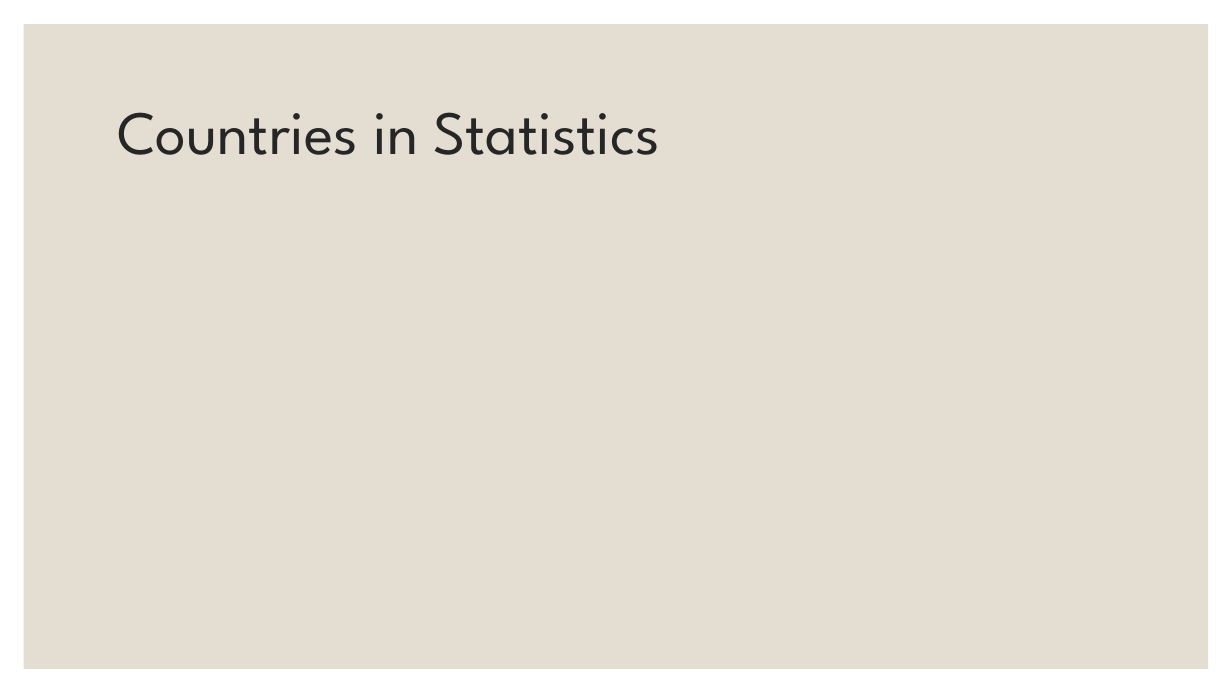
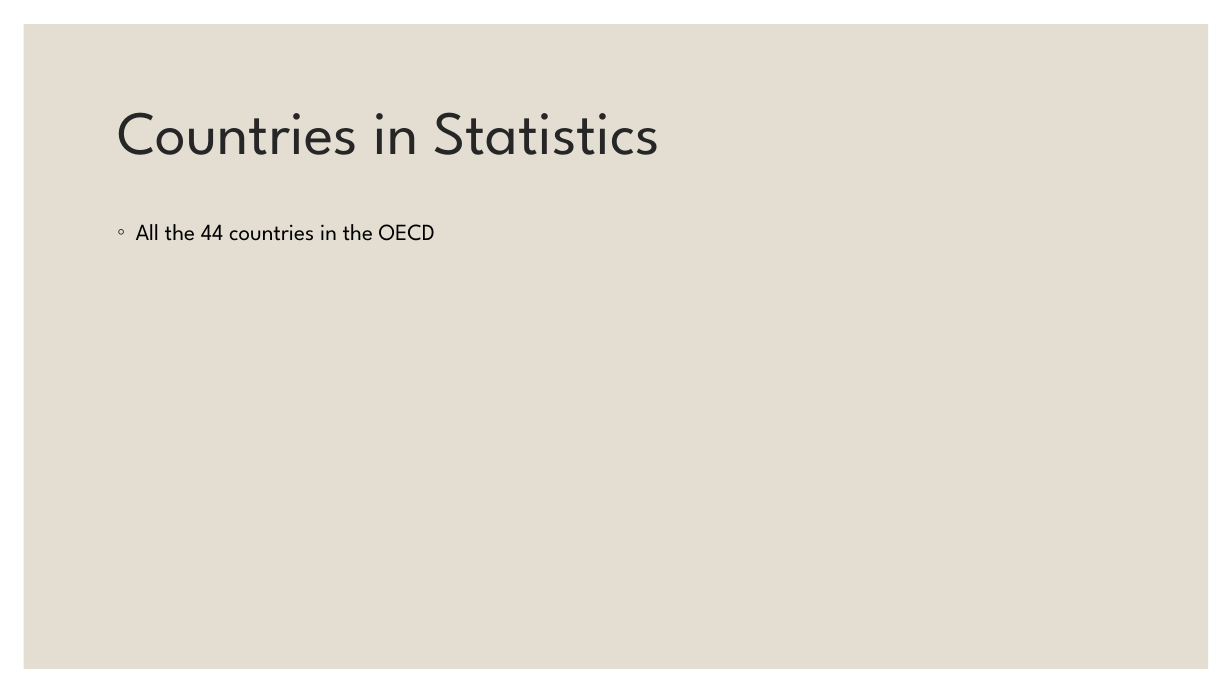
Before and after one commit to EylonSaadon/DataScienceWorkShop, a slide deck: slide 4 of Sallary gap predictionfrom OECD.pptx. Drawn at 1232x693 pixels with LibreOffice and Linux fonts; fonts in the diff are those of the drawing. Boxes give left, top, right and bottom in pixels: in the first picture for what was removed or moved away, otherwise in the second. Text is boxed around its words. In the diff, an @@ line names an element or a change of style, - is before the commit and + after.

```diff
--- a/Sallary gap predictionfrom OECD.pptx
+++ b/Sallary gap predictionfrom OECD.pptx
@@ text added at bbox=[136, 224, 435, 241], 18 pt, text #000000 @@
+◦ All the 44 countries in the OECD
```
Also in this commit, not shown: 2 other slides changed, 1 slide added, 1 slide removed.
